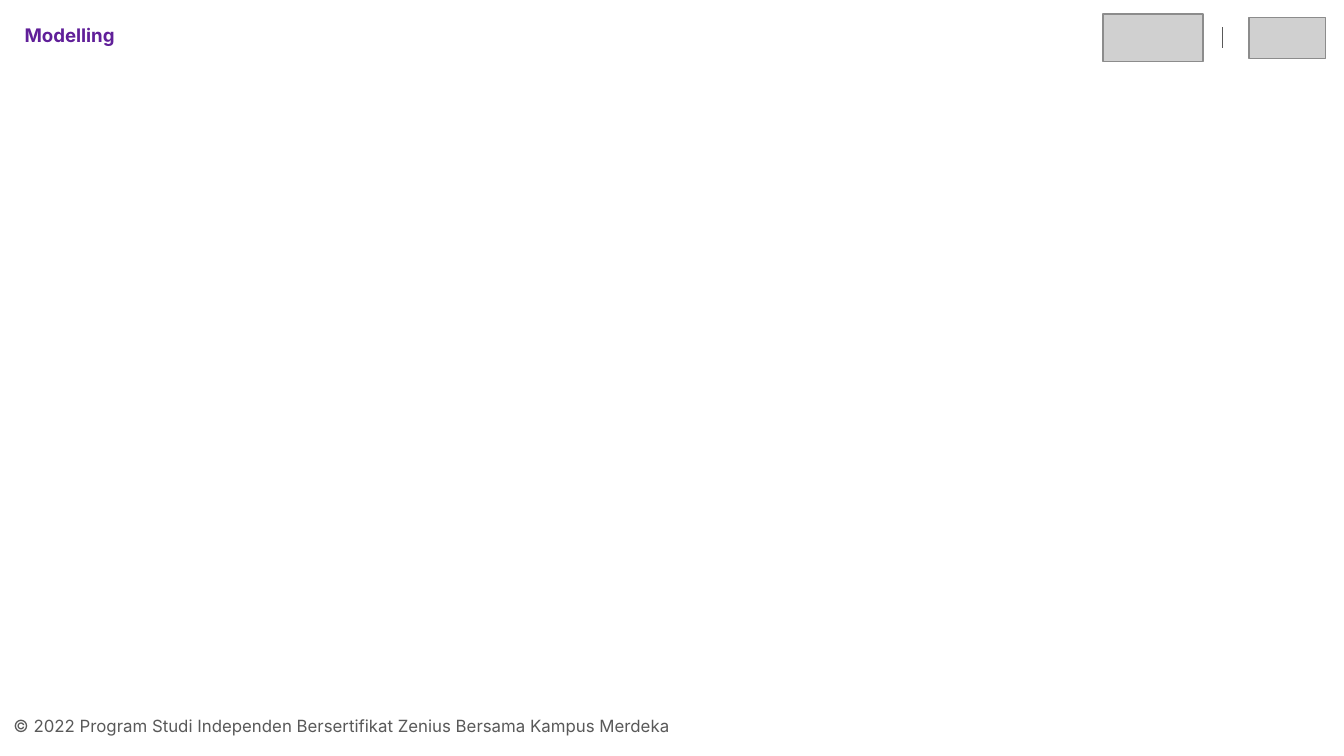
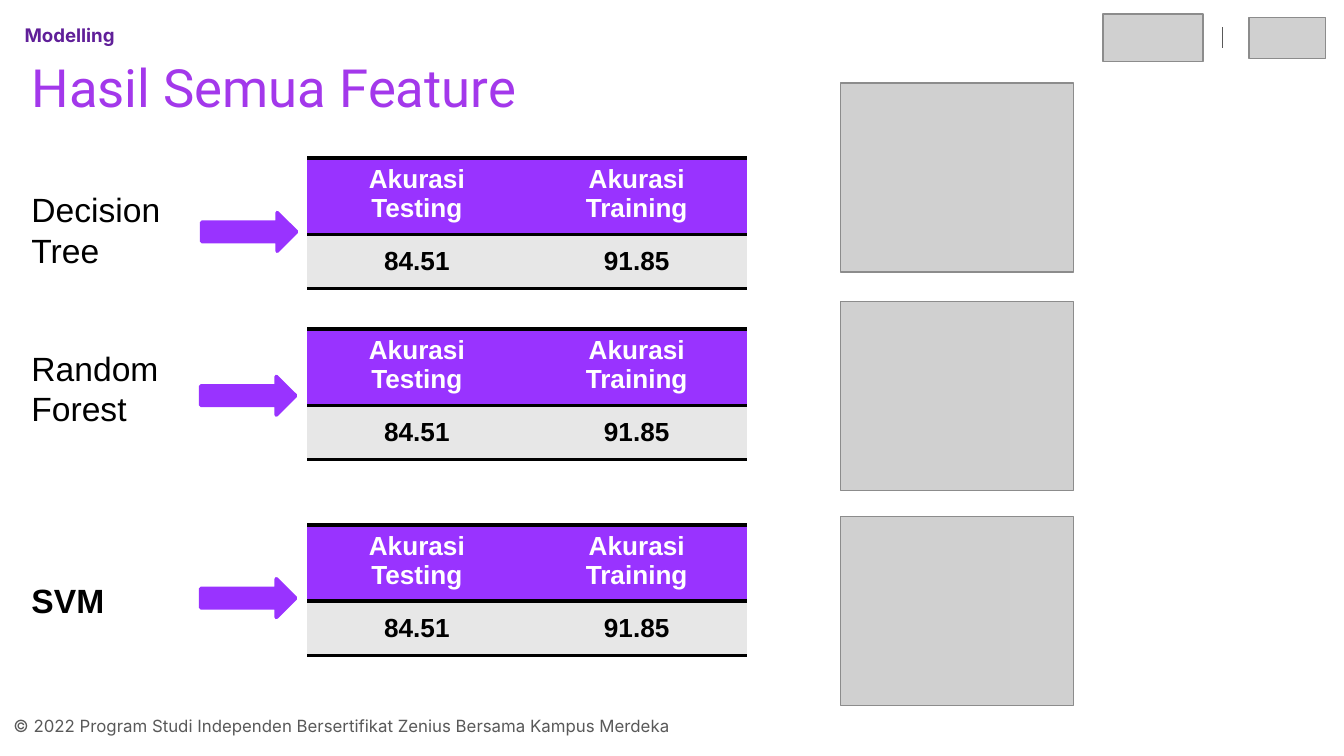
Before and after one commit to Liore-S/mobile-price-classification, a slide deck: slide 15 of Template Final Project.pptx (slide 14 before the commit). Drawn at 1344x756 pixels with LibreOffice and Linux fonts; fonts in the diff are those of the drawing; grey boxes stand for pictures. Boxes give left, top, right and bottom in pixels: in the first picture for what was removed or moved away, otherwise in the second. Text is boxed around its words. In the diff, an @@ line names an element or a change of style, - is before the commit and + after.

```diff
--- a/Template Final Project.pptx
+++ b/Template Final Project.pptx
@@ title added at bbox=[32, 67, 516, 108], 28.2 pt, text #A338EB @@
+Hasil Semua Feature
@@ picture added at bbox=[840, 83, 1073, 273] @@
@@ table added at bbox=[306, 159, 747, 289], 2 rows, 2 columns @@
+Akurasi Testing | Akurasi Training
+84.51 | 91.85
@@ text added at bbox=[31, 197, 160, 264], 18 pt, text #000000 @@
+Decision Tree
@@ right arrow added at bbox=[202, 212, 297, 251], fill #9933FF, outline #9933FF 2 pt @@
@@ table added at bbox=[306, 329, 747, 460], 2 rows, 2 columns @@
+Akurasi Testing | Akurasi Training
+84.51 | 91.85
@@ picture added at bbox=[840, 301, 1073, 491] @@
@@ text added at bbox=[31, 356, 158, 422], 18 pt, text #000000 @@
+Random Forest
@@ right arrow added at bbox=[200, 376, 296, 415], fill #9933FF, outline #9933FF 2 pt @@
@@ table added at bbox=[306, 526, 747, 656], 2 rows, 2 columns @@
+Akurasi Testing | Akurasi Training
+84.51 | 91.85
@@ picture added at bbox=[840, 516, 1073, 706] @@
@@ text added at bbox=[31, 589, 104, 614], 18 pt, text #000000, bold @@
+SVM
@@ right arrow added at bbox=[200, 579, 296, 618], fill #9933FF, outline #9933FF 2 pt @@
```
Also in this commit, not shown: 6 other slides changed, 3 slides added, 1 slide removed.
